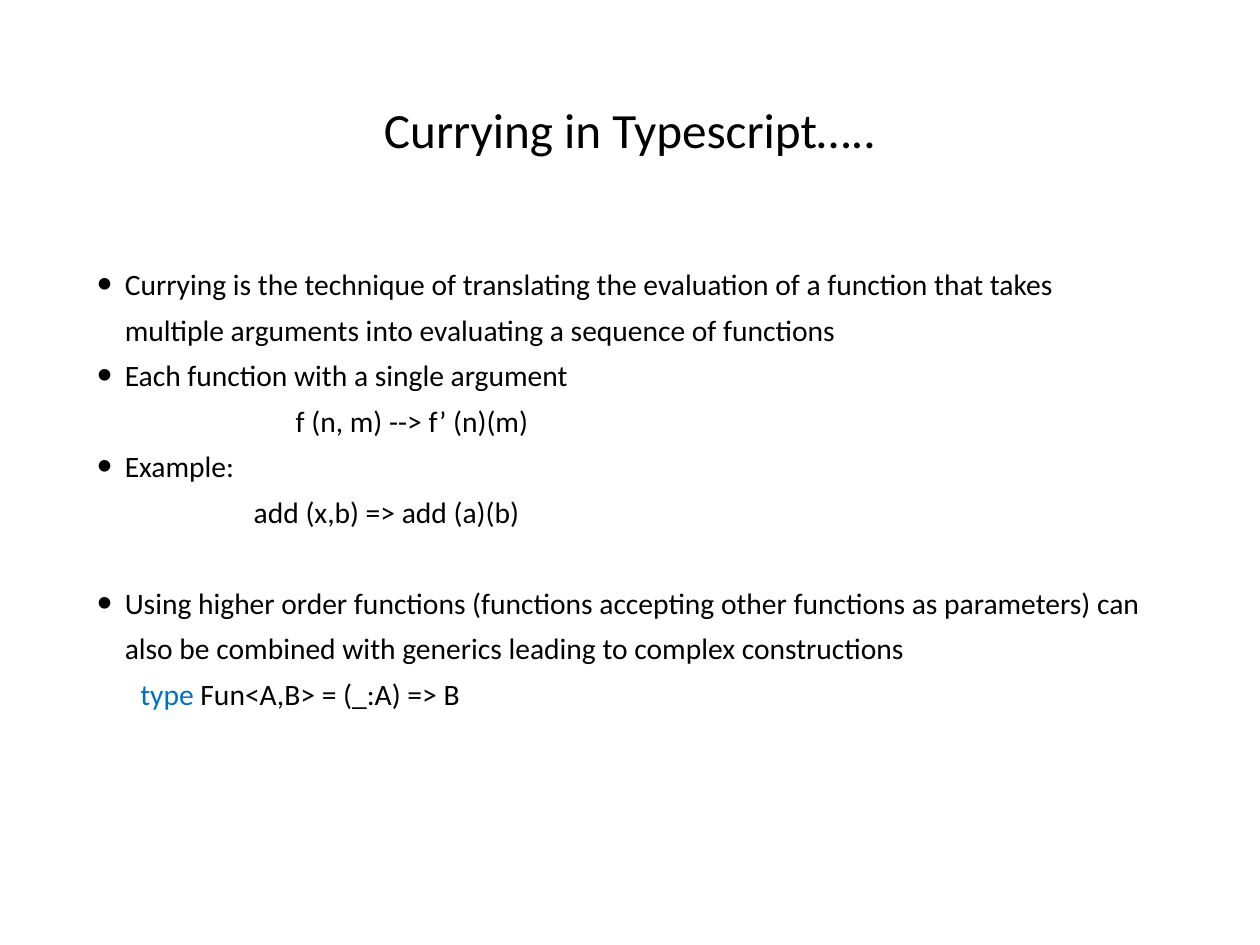
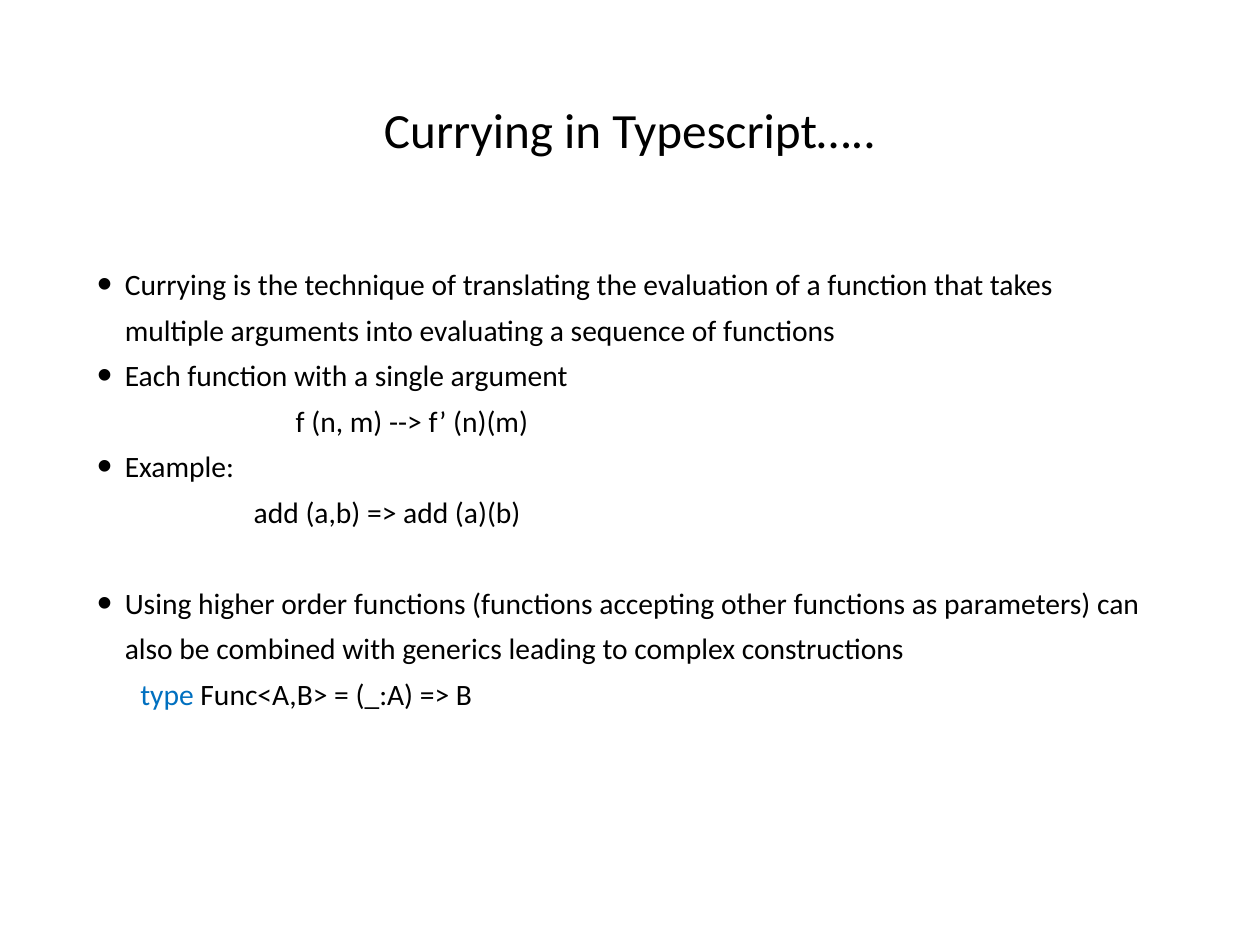
Before and after one commit to hogeschool/Development--Web, a slide deck: slide 45 of Lesson4/lesson4.pptx (slide 47 before the commit). Drawn at 1260x945 pixels with LibreOffice and Linux fonts; fonts in the diff are those of the drawing. Boxes give left, top, right and bottom in pixels: in the first picture for what was removed or moved away, otherwise in the second. Text is boxed around its words. In the diff, an @@ line names an element or a change of style, - is before the commit and + after.

```diff
--- a/Lesson4/lesson4.pptx
+++ b/Lesson4/lesson4.pptx
@@ text at (x1=254, y1=501, x2=520, y2=527): text changed @@
-  add (x,b) => add (a)(b)
+  add (a,b) => add (a)(b)
@@ text at (x1=140, y1=683, x2=472, y2=710): text changed @@
-  type Fun<A,B> = (_:A) => B
+  type Func<A,B> = (_:A) => B
```
Also in this commit, not shown: 14 other slides changed, 2 slides removed, 2 other files.
